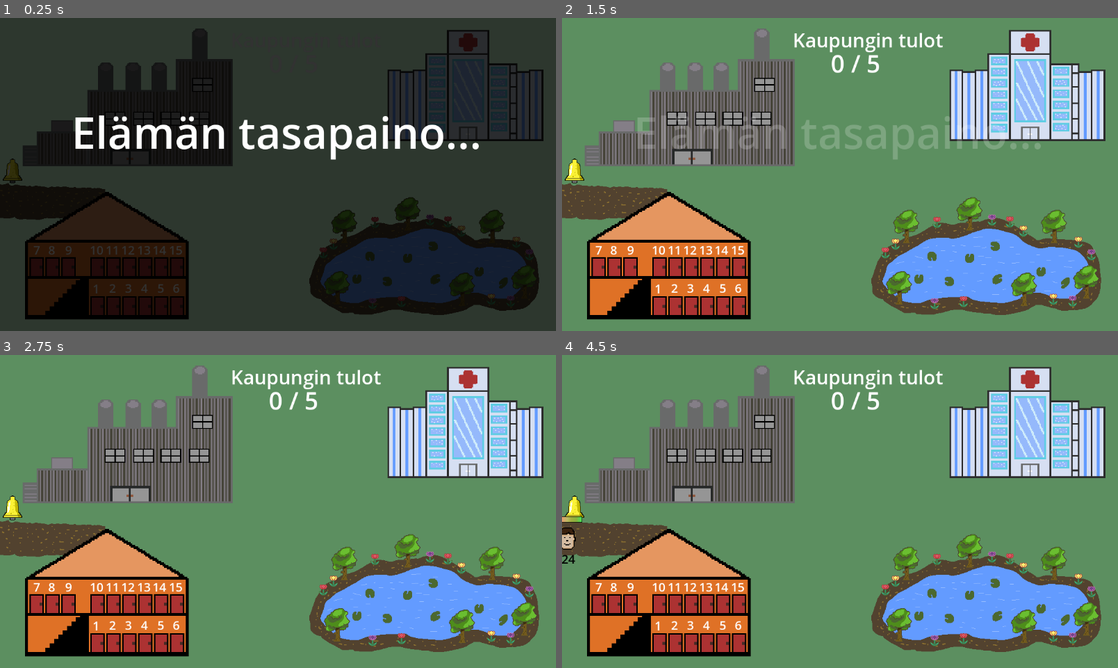
Above: before the commit, frames 1-4 (two rows, left to right).
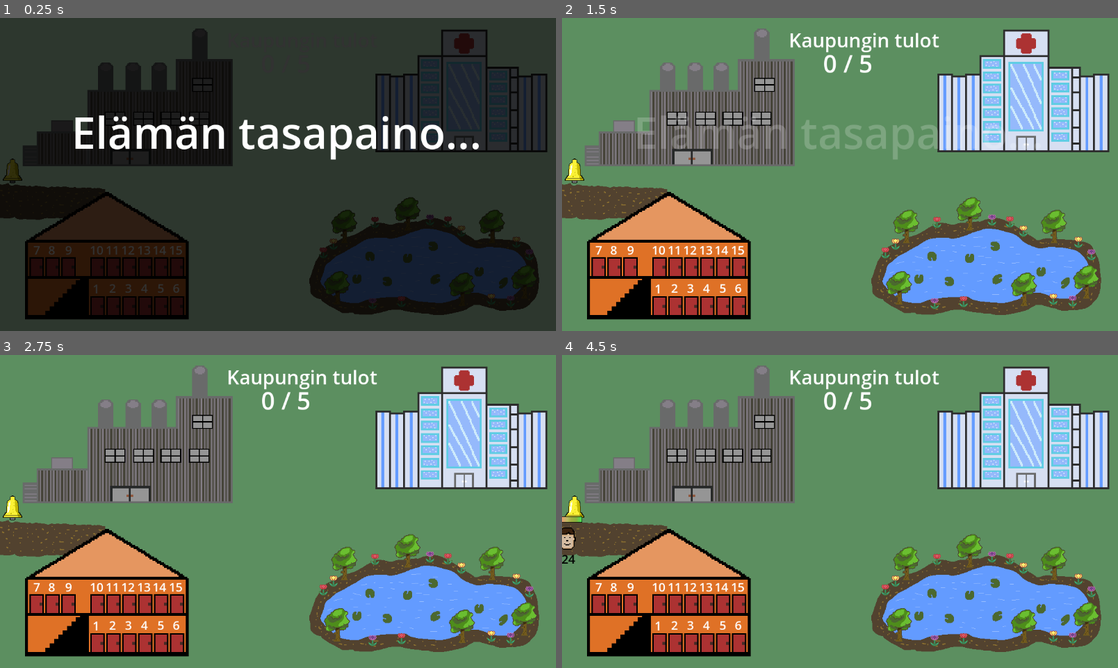
Above: after the commit, the same moments.

Repository: JuJuz1/Life-s-equilibrium
Game: Godot game, scene res://scenes/world.tscn
Same seed, same stepped clock (60 frames per second), same inputs: the game is played once before the commit and once after it.
Inputs (mouse positions are in pixels of both pictures, inside the frame that each line leads up to):
- Up to frame 1 (0.25 s): no input
- Up to frame 2 (1.5 s): tap Enter at 0.5 s; move the mouse to (962, 158) at 0.52 s; press the mouse at (962, 158) at 0.53 s; move the mouse to (728, 190) at 1.27 s; release the mouse at (728, 190) at 1.28 s; click (728, 190) at 1.35 s
- Up to frame 3 (2.75 s): tap Space at 2 s; move the mouse to (333, 442) at 2.02 s; press the mouse at (333, 442) at 2.03 s
- Up to frame 4 (4.5 s): tap Enter at 2.75, 4.25 s; move the mouse to (812, 574) at 2.77 s; release the mouse at (812, 574) at 2.78 s; click (812, 574) at 2.85 s; tap Space at 3.5 s; move the mouse to (1006, 558) at 3.52 s; press the mouse at (1006, 558) at 3.53 s; move the mouse to (673, 464) at 4.27 s; release the mouse at (673, 464) at 4.28 s; click (673, 464) at 4.35 s

The runs differ from the first frame. In frame 1, 2.2% of the frame differs, in the area x 67-99%, y 3-43%; in frame 2, 8.3%; in frame 3, 8.3%, in the area x 41-99%, y 3-43%; in frame 4, 8.3%.

Commit message:
Night audio

Diff:
--- a/scenes/hospital.tscn
+++ b/scenes/hospital.tscn
@@ -8,6 +8,7 @@
 size = Vector2(323, 222.5)
 
 [node name="Hospital" type="Area2D"]
+scale = Vector2(1.1, 1.1)
 script = ExtResource("1_ejoc2")
 
 [node name="CollisionShape2D" type="CollisionShape2D" parent="."]
--- a/scenes/world.tscn
+++ b/scenes/world.tscn
@@ -14,6 +14,7 @@
 [ext_resource type="AudioStream" uid="uid://dv1htoa82gn2i" path="res://audio/bell.mp3" id="11_l7ye5"]
 [ext_resource type="AudioStream" uid="uid://b5si086ih552e" path="res://audio/death.mp3" id="12_3gkyt"]
 [ext_resource type="AudioStream" uid="uid://csb0qul10hgec" path="res://audio/alarm.mp3" id="14_ilcfh"]
+[ext_resource type="AudioStream" uid="uid://d1kh2nibip6sl" path="res://audio/snoring.mp3" id="14_w0xej"]
 
 [sub_resource type="CanvasTexture" id="CanvasTexture_1cqoc"]
 
@@ -52,7 +53,7 @@
 position = Vector2(269, 194)
 
 [node name="Hospital" parent="." instance=ExtResource("5_nj28b")]
-position = Vector2(960, 146)
+position = Vector2(951, 158)
 
 [node name="RecreationZone" parent="." instance=ExtResource("4_yo5hm")]
 position = Vector2(872, 493)
@@ -68,18 +69,18 @@
 
 [node name="LabelProduction" type="Label" parent="UI"]
 layout_mode = 0
-offset_left = -2.0
+offset_left = -18.0
 offset_top = -41.0
-offset_right = 102.0
+offset_right = 86.0
 offset_bottom = 28.0
 theme_override_font_sizes/font_size = 50
 text = "0 / 5"
 
 [node name="LabelProductionInfo" type="Label" parent="UI"]
 layout_mode = 0
-offset_left = -81.0
+offset_left = -89.0
 offset_top = -82.0
-offset_right = 311.0
+offset_right = 303.0
 offset_bottom = -13.0
 theme_override_font_sizes/font_size = 40
 text = "Kaupungin tulot"
@@ -176,6 +177,12 @@
 CC 0"
 stream = ExtResource("12_3gkyt")
 
+[node name="AudioNight" type="AudioStreamPlayer" parent="."]
+editor_description = "https://freesound.org/people/mattyharm/sounds/432996/
+CC 0"
+stream = ExtResource("14_w0xej")
+volume_db = -3.0
+
 [node name="AudioMorning" type="AudioStreamPlayer" parent="."]
 editor_description = "Alarm.wav by Tempouser -- https://freesound.org/s/162851/ -- License: Attribution NonCommercial 3.0"
 stream = ExtResource("14_ilcfh")
--- a/scripts/world.gd
+++ b/scripts/world.gd
@@ -46,10 +46,11 @@
 var lose_or_win_shown: bool = false
 
 ## Music starts playing after tutorial
-@onready var audio_music = $AudioMusic
-@onready var audio_character_arrive = $AudioCharacterArrive
-@onready var audio_character_death = $AudioCharacterDeath
-@onready var audio_morning = $AudioMorning
+@onready var audio_music: AudioStreamPlayer = $AudioMusic
+@onready var audio_character_arrive: AudioStreamPlayer = $AudioCharacterArrive
+@onready var audio_character_death: AudioStreamPlayer = $AudioCharacterDeath
+@onready var audio_night: AudioStreamPlayer = $AudioNight
+@onready var audio_morning: AudioStreamPlayer = $AudioMorning
 
 func _ready() -> void:
 	characters_preload.append(CHARACTER_BASE)
@@ -232,6 +233,8 @@
 				$Dormitory.global_position.y + randi_range(-50, 50)), 1.5)
 
 	canvas_dim(true)
+	await get_tree().create_timer(1).timeout
+	audio_night.play()
 
 	await get_tree().create_timer(3).timeout
 	tween_info = create_tween().set_ease(Tween.EASE_IN_OUT).set_trans(Tween.TRANS_CUBIC)
Not shown, added: audio/snoring.mp3.import
Not shown: 1 places in scenes/world.tscn that only renumber resources
Not shown, changed: README.md
Not shown, added: audio/snoring.mp3
